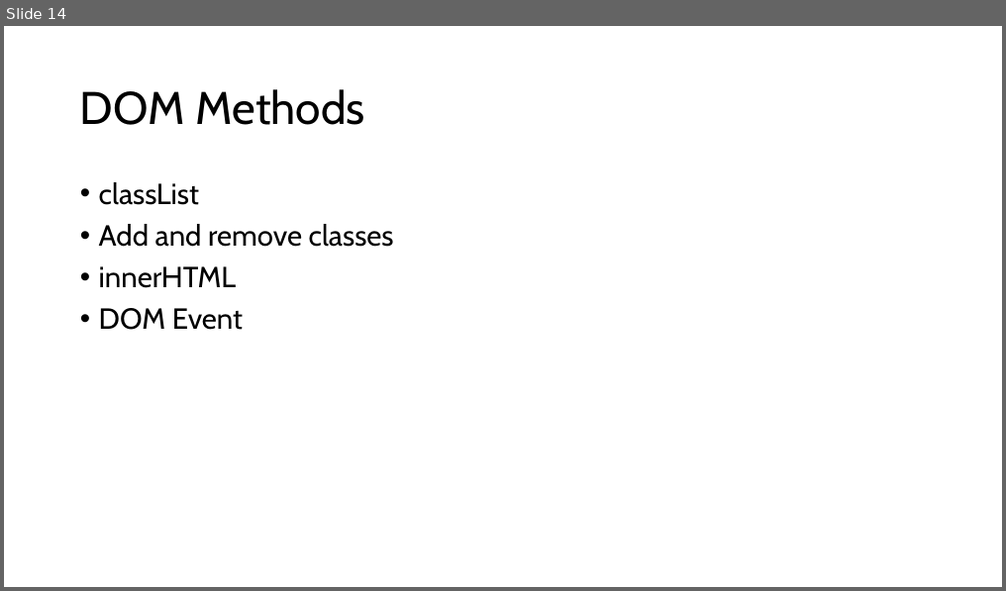
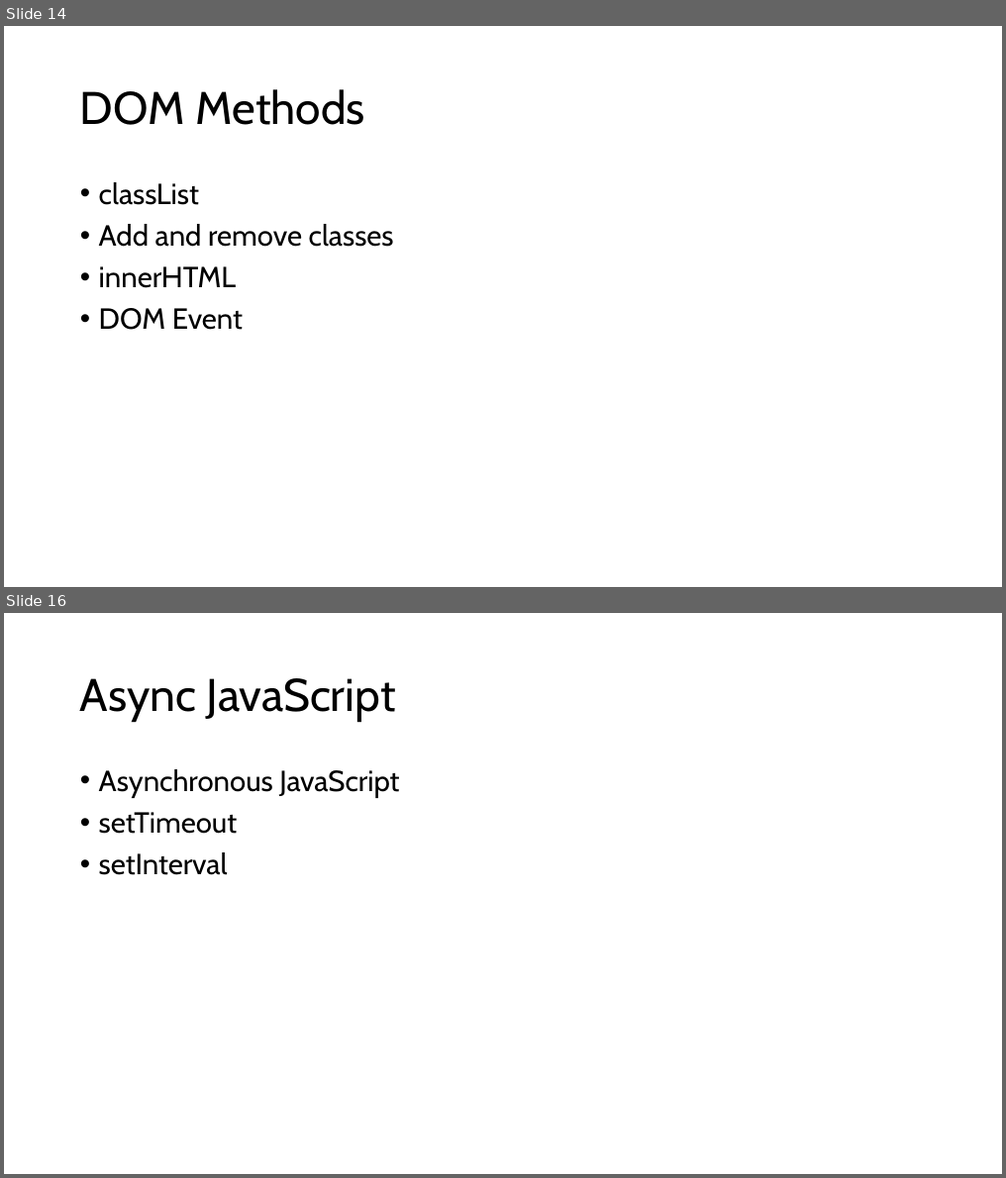
Before and after one commit to PiyushChaturvedii/Batch06, a slide deck: JS/JavaScript.pptx. Shown one above the other, each under a label of ours: slide 14 before the commit, slides 14 and 16 after it; the slides between them are not shown. The pictures are 1006x591 and 1006x1178 pixels, drawn with LibreOffice and Linux fonts; fonts in the diff are those of the drawing. Boxes give left, top, right and bottom in pixels: in the first picture for what was removed or moved away, otherwise in the second. Text is boxed around its words. In the diff, an @@ line names an element or a change of style, - is before the commit and + after.

```diff
--- a/JS/JavaScript.pptx
+++ b/JS/JavaScript.pptx
@@ slide 16 added at [4,613,1002,1174], background #FFFFFF @@
@@ title added at [80,678,396,722], 44 pt, text #000000 @@
+Async JavaScript
@@ text added at [99,769,399,875], 28 pt, text #000000 @@
+• Asynchronous JavaScript
+• setTimeout
+• setInterval
```
Also in this commit, not shown: 1 other slide added, 1 slide removed, 9 other files.
